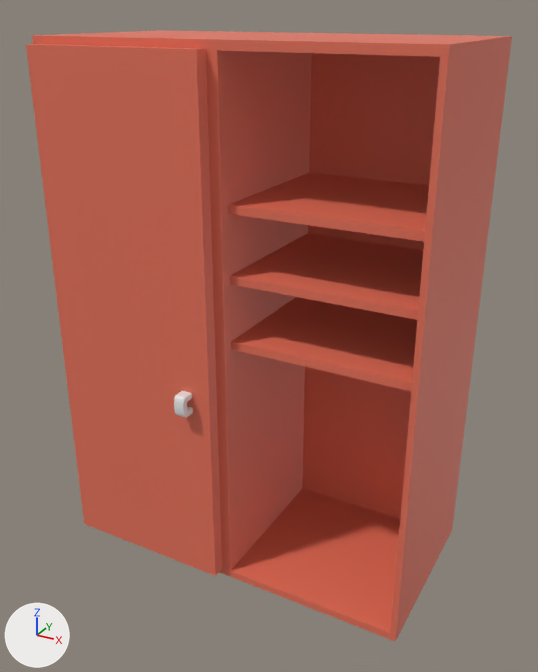
A saved change to the FBX model The Repearing Game/Assets/Models/garageclosetbig.fbx.
Both versions are drawn from a camera (50 mm lens) standing at (9.02, -16.41, 14.58) and looking at (0.24, -0.44, 6.59). The lights are fixed; the arrows at lower left show +X, +Y and +Z. Where no turn or scale is listed for an object, it has been applied to the vertices.

Names of what the first picture shows: 'Garage Closet Bigger'.
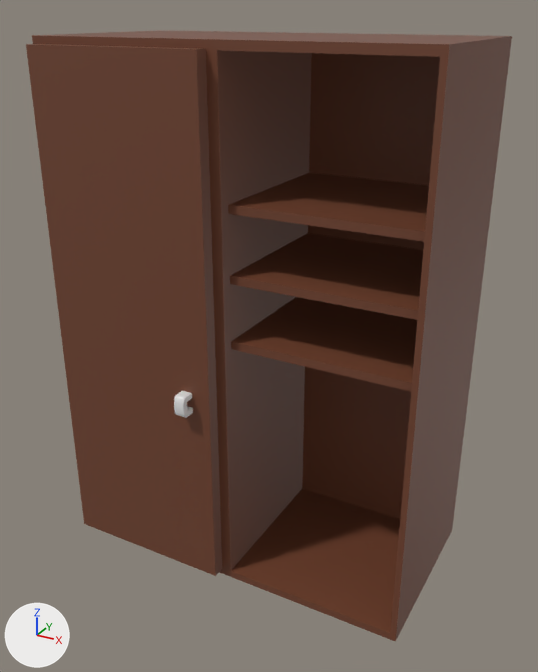
Where the change shows, as pixel boxes [x1, y1, x2, y2] in the pictures (538 x 672 px):
'Garage Closet Bigger', recoloured (red to brown)
    both: [26, 30, 512, 642]

What the commit changed:
Material 'Big Garage Closet' (mat_big_garage_closet) changes colour from red #e7725a to brown #73442f; in linear values from (0.8, 0.168, 0.103) to (0.173, 0.0584, 0.0288).
